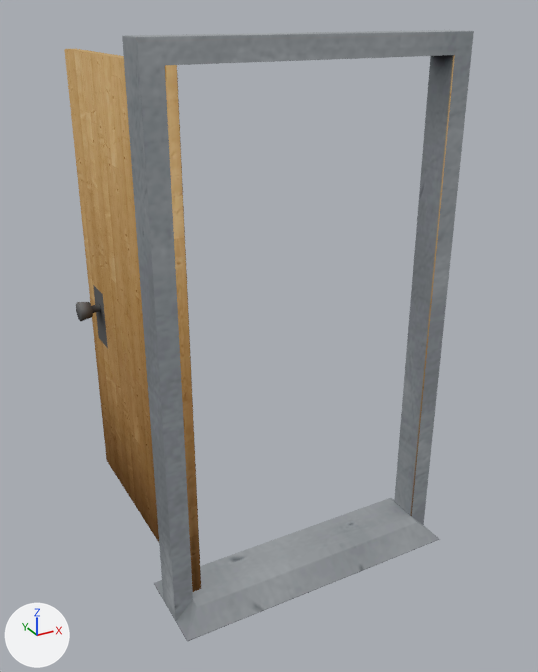
Two versions of the glTF model public/products/generic_door/model.glb, one commit apart.
Before and after are seen from a 50 mm camera at (-1.99, -3.18, 3.19) aimed at (0.04, 0.51, 1.34). Every picture has the same lights, and +X, +Y and +Z are marked at lower left. The picture after the commit comes second. Where no turn or scale is listed for an object, it has been applied to the vertices.

Script lines for the objects in view, before the commit:
```python
me_object_0 = bpy.data.meshes.new('Object_0')
me_object_0.from_pydata(...)  # 160 vertices, 312 faces; spans x 0.0..1.74, y -0.23..0.16, z -1.59..1.59
me_object_0.materials.append(mat_woodendoor_animated_baked_004)
me_object_1 = bpy.data.meshes.new('Object_1')
me_object_1.from_pydata(...)  # 24 vertices, 48 faces; spans x -0.9..0.9, y -0.26..0.26, z 0.0..3.08
me_object_1.materials.append(mat_woodendoor_animated_baked_005)
ob_door = bpy.data.objects.new('Door', me_object_0)
ob_door.parent = ob_cube_009_baked_002_0
ob_door.location = (-0.872, 0.0359, 1.719)
ob_frame = bpy.data.objects.new('Frame', me_object_1)
ob_frame.location = (0.0, 0.0, 0.0)
```
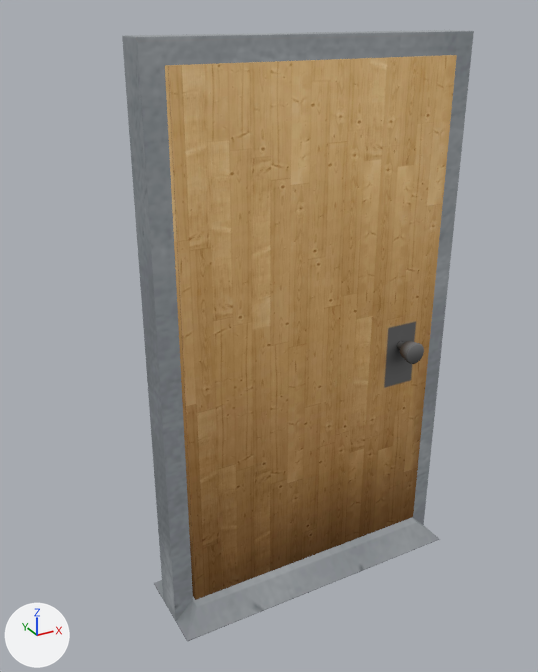
Scene script edits in JSON lines:
```json
{"op": "set", "path": "ob_door.rotation_euler", "old": "(0.0, 0.0, 0.0)", "new": "(0.0, 0.0, -1.571)", "note": "degrees (0, 0, 0) -> degrees (0, 0, -90)"}
```

Pixel boxes (x1, y1, x2, y2) of what changed, in the pictures (538 x 672 px):
```json
{"object": "Door", "change": "turned", "before": [64, 49, 201, 592], "after": [165, 55, 457, 600]}
```
